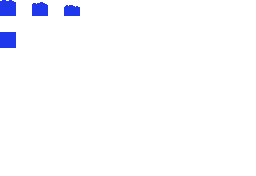
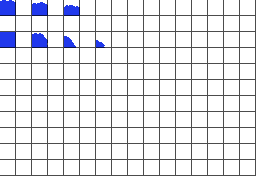
Layers edited between the first and the second w=256, h=176 image:
showed "Layer 0" over box(0, 0, 256, 176)
painted on "Layer 2" over box(32, 33, 105, 48)
